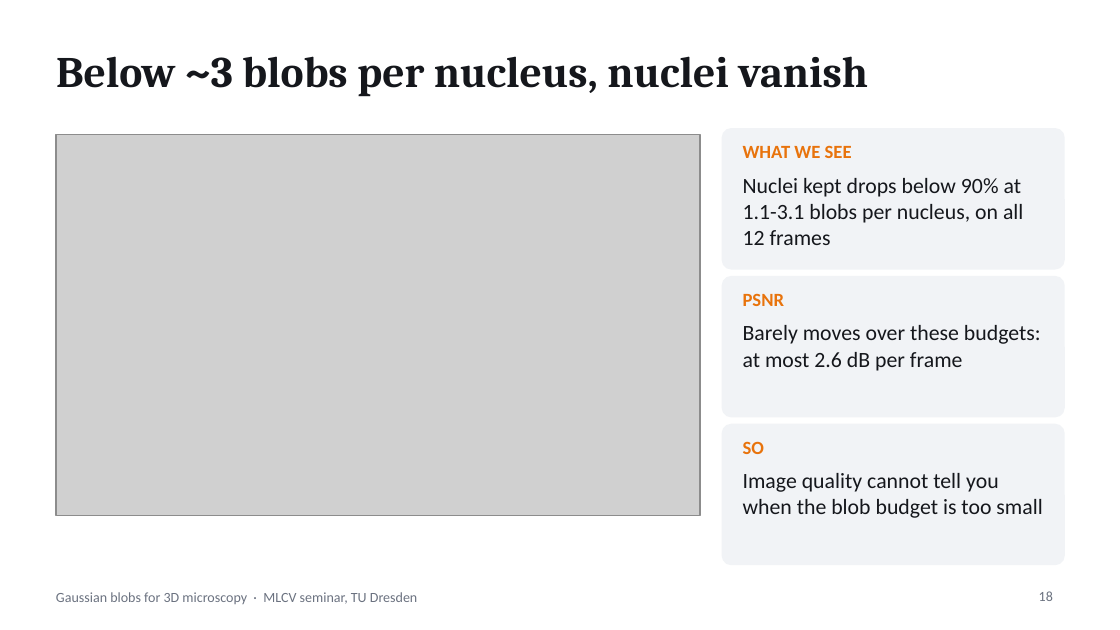
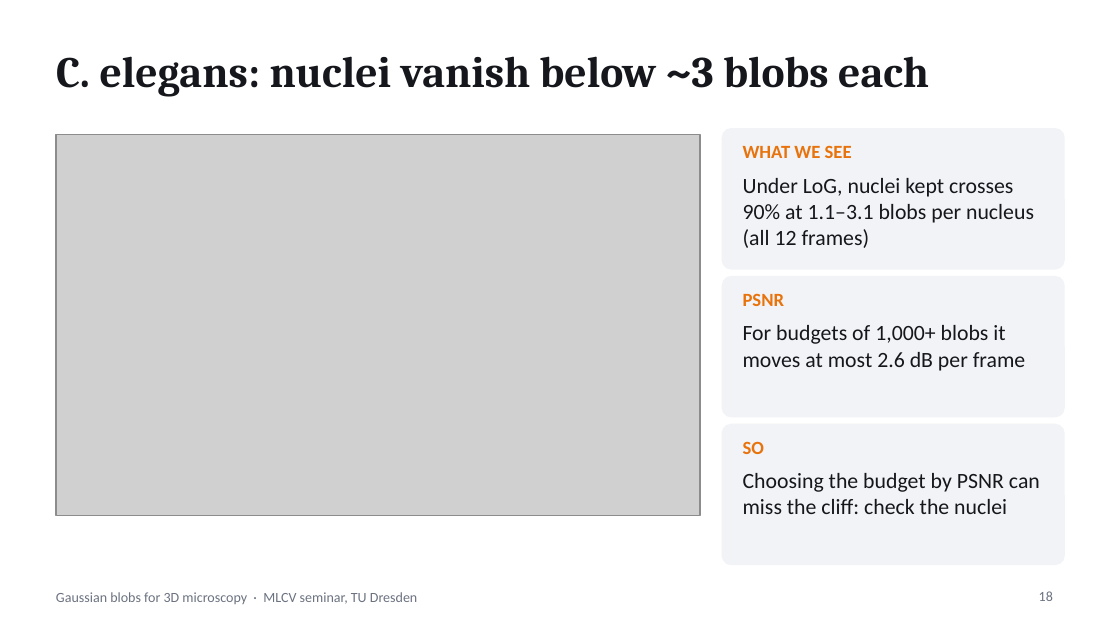
Before and after one commit to asadrizvi64/DeepLearning-Seminar-TeamProject, a slide deck: slide 18 of Gaussian_Blobs_Microscopy_v3.pptx. Drawn at 1120x630 pixels with LibreOffice and Linux fonts; fonts in the diff are those of the drawing; grey boxes stand for pictures. Boxes give left, top, right and bottom in pixels: in the first picture for what was removed or moved away, otherwise in the second. Text is boxed around its words. In the diff, an @@ line names an element or a change of style, - is before the commit and + after.

```diff
--- a/Gaussian_Blobs_Microscopy_v3.pptx
+++ b/Gaussian_Blobs_Microscopy_v3.pptx
@@ title at (56, 56, 929, 97): text changed @@
-Below ~3 blobs per nucleus, nuclei vanish
+C. elegans: nuclei vanish below ~3 blobs each
@@ text at (743, 178, 1034, 248): text changed @@
-Nuclei kept drops below 90% at 1.1-3.1 blobs per nucleus, on all 12 frames
+Under LoG, nuclei kept crosses 90% at 1.1–3.1 blobs per nucleus (all 12 frames)
@@ text at (743, 325, 1025, 371): text changed @@
-Barely moves over these budgets: at most 2.6 dB per frame
+For budgets of 1,000+ blobs it moves at most 2.6 dB per frame
@@ text at (743, 473, 1040, 514): text changed @@
-Image quality cannot tell you when the blob budget is too small
+Choosing the budget by PSNR can miss the cliff: check the nuclei
```
Also in this commit, not shown: 7 other slides changed, 8 other files.
